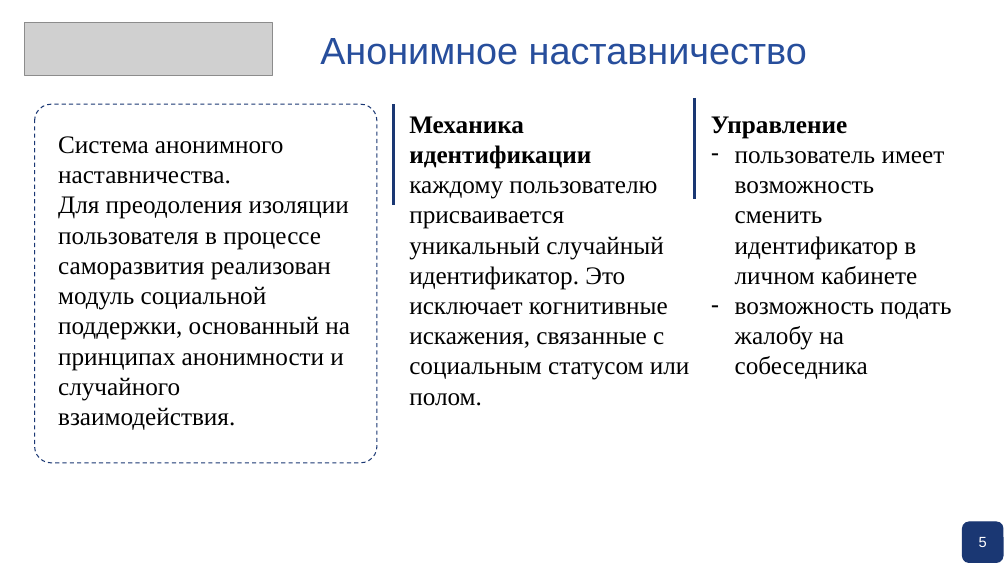
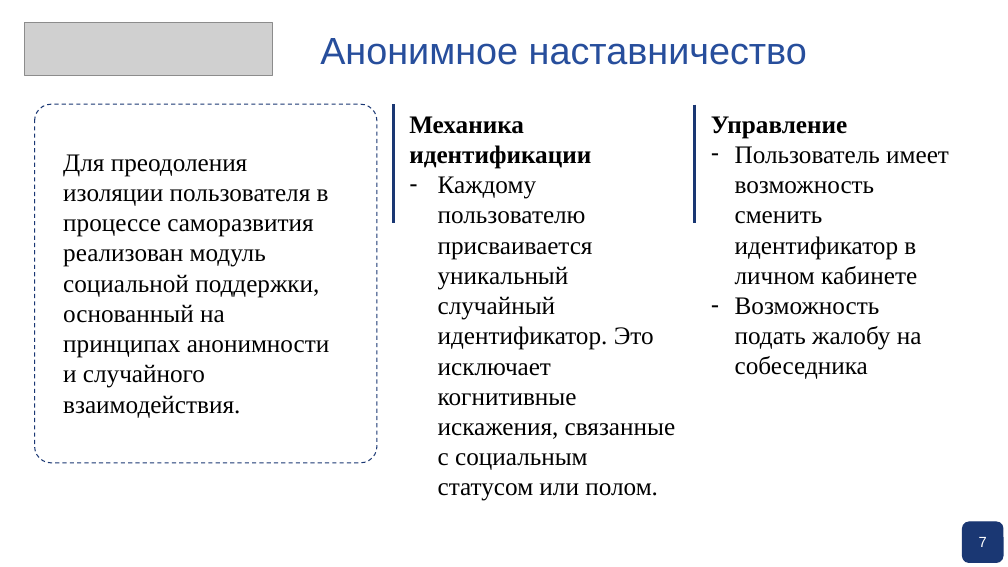
Before and after one commit to pagamov/pagamov_bot, a slide deck: slide 7 of docs/Презентация Гамов.pptx (slide 16 before the commit). Drawn at 1008x567 pixels with LibreOffice and Linux fonts; fonts in the diff are those of the drawing; grey boxes stand for pictures; background and template pictures are left out. Boxes give left, top, right and bottom in pixels: in the first picture for what was removed or moved away, otherwise in the second. Text is boxed around its words. In the diff, an @@ line names an element or a change of style, - is before the commit and + after.

```diff
--- a/docs/Презентация Гамов.pptx
+++ b/docs/Презентация Гамов.pptx
@@ line moved from (394, 104) - (394, 205) to (394, 104) - (394, 223) @@
@@ line moved from (695, 98) - (695, 199) to (695, 104) - (695, 223) @@
@@ text "Для преодоления изоляции пользователя в ..." moved from (x1=58, y1=136, x2=350, y2=430) to (x1=63, y1=154, x2=330, y2=418) @@
@@ text at (x1=58, y1=136, x2=284, y2=184): paragraph removed @@
-Система анонимного наставничества.
@@ text at (x1=735, y1=146, x2=949, y2=379): text changed @@
-– пользователь имеет возможность сменить идентификатор в личном кабинете
-– возможность подать жалобу на собеседника
+– Пользователь имеет возможность сменить идентификатор в личном кабинете
+– Возможность подать жалобу на собеседника
@@ text at (x1=438, y1=176, x2=675, y2=501): text changed @@
-каждому пользователю присваивается уникальный случайный идентификатор. Это исключает когнитивные искажения, связанные с социальным статусом или полом.
+– Каждому пользователю присваивается уникальный случайный идентификатор. Это исключает когнитивные искажения, связанные с социальным статусом или полом.
@@ text at (x1=979, y1=537, x2=987, y2=547): text changed @@
-5
+7
```
Also in this commit, not shown: 8 other slides changed, 4 slides added, 12 slides removed.
